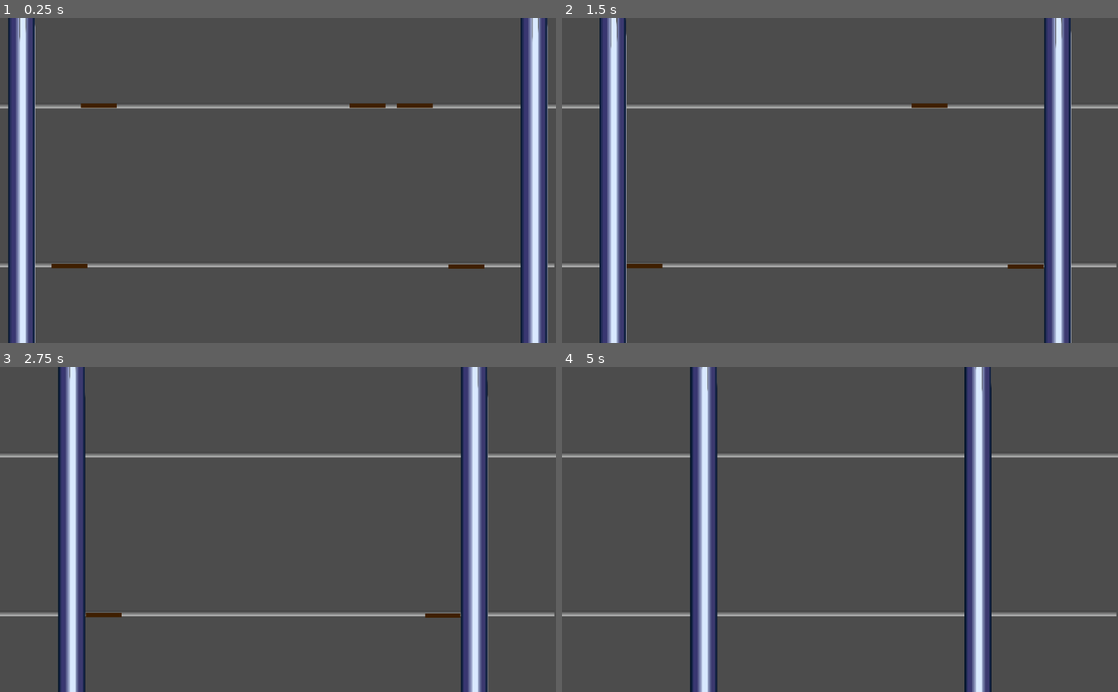
Above: before the commit, frames 1-4 (two rows, left to right).
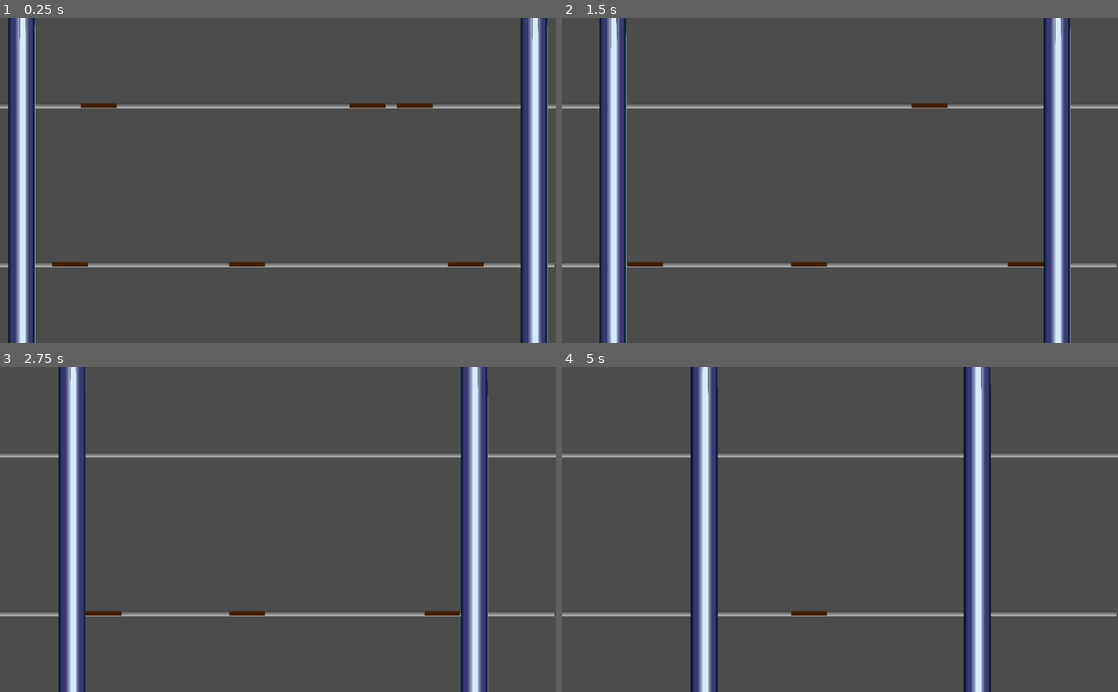
Above: after the commit, the same moments.

Repository: hgcummings/garbage-crusher
Game: Godot game, scene res://Main.tscn
Two runs of this game, one before a commit and one after it. Both use one fixed random seed, a clock stepped at 60 frames per second and the inputs below. The engine's default icon, where the game draws it, is replaced by a stand-in: a white triangle on a blue panel in a dark square.
Inputs (mouse positions are in pixels of both pictures, inside the frame that each line leads up to):
- Up to frame 1 (0.25 s): no input
- Up to frame 2 (1.5 s): move the mouse to (662, 105) at 0.52 s; hold D 0.53-1.28 s; click (662, 105) at 0.67 s; move the mouse to (979, 105) at 1.27 s; hold S from 1.28 s (still down); click (979, 105) at 1.42 s
- Up to frame 3 (2.75 s): move the mouse to (366, 454) at 2.02 s; release S at 2.03 s; hold D from 2.03 s (still down); click (366, 454) at 2.17 s
- Up to frame 4 (5 s): move the mouse to (667, 614) at 2.77 s; release D at 2.78 s; hold W 2.78-3.53 s; click (667, 614) at 2.92 s; move the mouse to (990, 614) at 3.52 s; hold A from 3.53 s (still down); click (990, 614) at 3.67 s; move the mouse to (673, 480) at 4.27 s

The runs differ from the first frame. In frame 1, 0.2% of the frame differs, in the area x 9-88%, y 75-78%; in frame 2, 1.4%; in frame 3, 1.2%; in frame 4, 2.2%, in the area x 23-78%, y 0-100%.

Commit message:
Show stress on load bearing sticks

Diff:
--- a/Main.tscn
+++ b/Main.tscn
@@ -34,7 +34,10 @@
 position = Vector2( 677, 162 )
 
 [node name="Stick4" parent="." instance=ExtResource( 4 )]
-position = Vector2( 128, 458 )
+position = Vector2( 129, 455 )
 
 [node name="Stick5" parent="." instance=ExtResource( 4 )]
-position = Vector2( 859, 459 )
+position = Vector2( 858, 455 )
+
+[node name="Stick6" parent="." instance=ExtResource( 4 )]
+position = Vector2( 455, 455 )
--- a/Stick.gd
+++ b/Stick.gd
@@ -6,6 +6,8 @@
 var strength
 var is_bracing = false
 
+var alert_timer = 0
+
 # Called when the node enters the scene tree for the first time.
 func _ready():
 	rng.randomize()
@@ -13,9 +15,19 @@
 
 
 func _physics_process(delta):
-	var collision = move_and_collide(velocity)
-	if collision:
-		velocity = collision.collider.impart(velocity)
+	if alert_timer > 0:
+		alert_timer -= delta
+		if alert_timer <= 0:
+			alert_timer = 0
+			$Sprite_Alarm.visible = false
+
+	if (velocity.x != 0):
+		var collision = move_and_collide(velocity)
+		if collision:
+			velocity = collision.collider.impart(velocity)
+			if velocity.x == 0:
+				$Sprite_Alarm.visible = true
+				alert_timer = .5
 
 	velocity = Vector2.ZERO
 
--- a/Stick.tscn
+++ b/Stick.tscn
@@ -6,10 +6,18 @@
 extents = Vector2( 33, 41 )
 
 [sub_resource type="Gradient" id=2]
-colors = PoolColorArray( 0.25098, 0.12549, 0, 1, 0.25098, 0.12549, 0, 1 )
+offsets = PoolRealArray( 0 )
+colors = PoolColorArray( 0.25098, 0.12549, 0, 1 )
 
 [sub_resource type="GradientTexture" id=3]
 gradient = SubResource( 2 )
+
+[sub_resource type="Gradient" id=4]
+offsets = PoolRealArray( 0, 0.5, 1 )
+colors = PoolColorArray( 0.25098, 0.12549, 0, 1, 0.752941, 0.12549, 0, 1, 0.25098, 0.12549, 0, 1 )
+
+[sub_resource type="GradientTexture" id=5]
+gradient = SubResource( 4 )
 
 [node name="Stick" type="KinematicBody2D"]
 input_pickable = true
@@ -23,4 +31,10 @@
 scale = Vector2( 0.0319824, 8 )
 texture = SubResource( 3 )
 
+[node name="Sprite_Alarm" type="Sprite" parent="."]
+visible = false
+position = Vector2( -1.10269e-06, 2.38419e-07 )
+scale = Vector2( 0.03125, 8 )
+texture = SubResource( 5 )
+
 [connection signal="input_event" from="." to="." method="_on_Stick_input_event"]
Not shown: 1 places in Stick.tscn that only renumber resources
